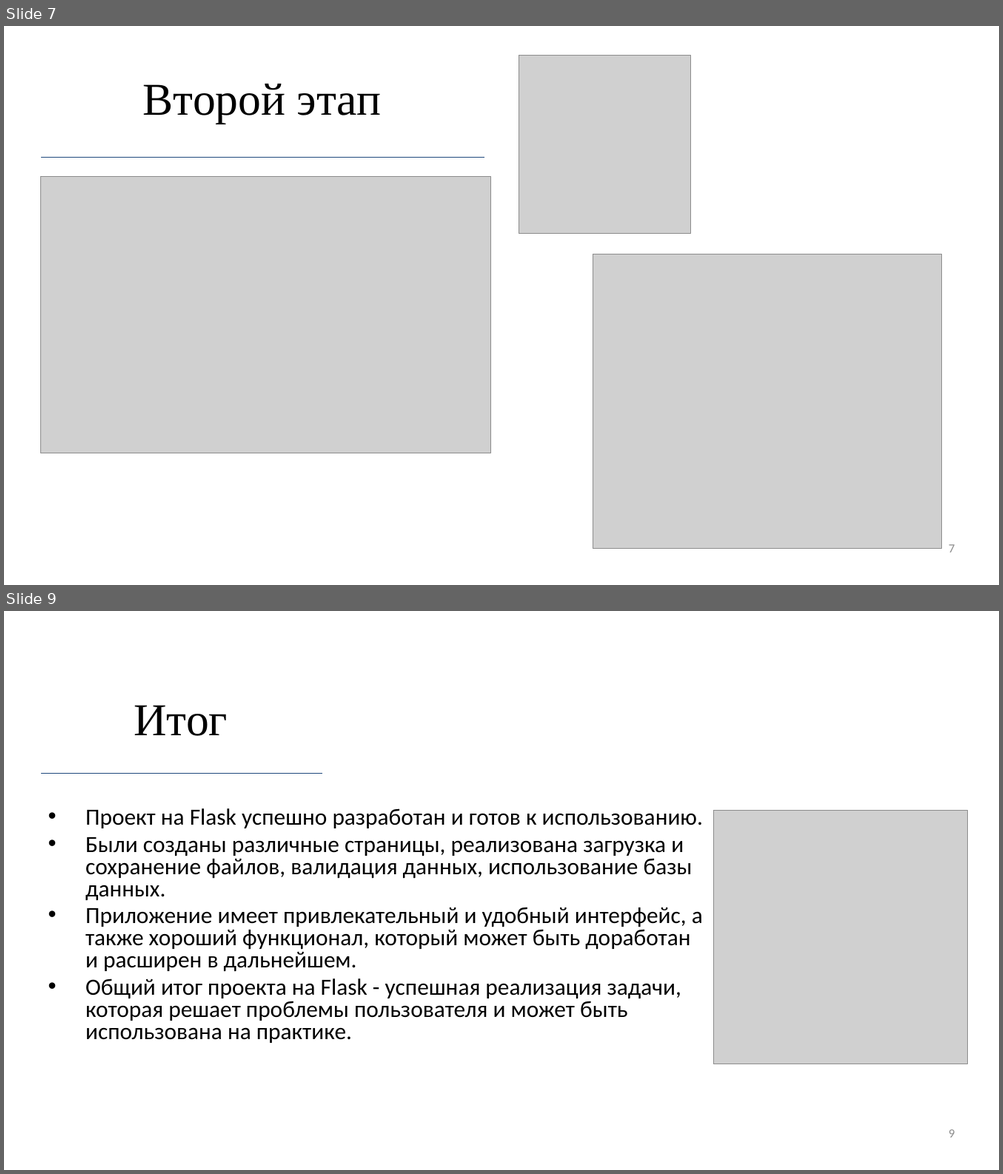
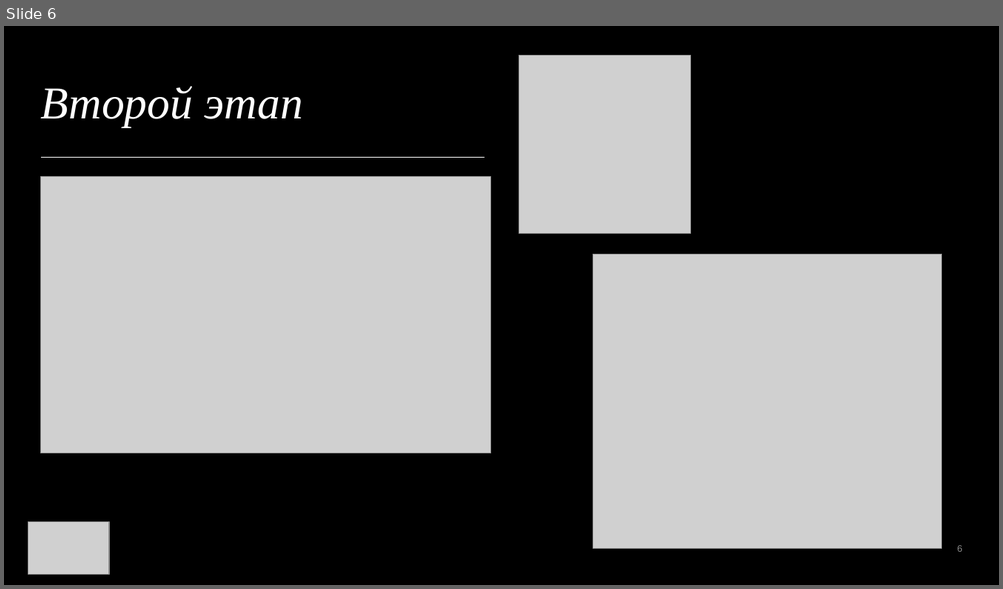
Before and after one commit to R1ccoon/Ip3s, a slide deck: not_site_files/pres.pptx. Shown one above the other, each under a label of ours: slides 7 and 9 before the commit, slide 6 after it; the slides between them are not shown. The pictures are 1003x1174 and 1003x589 pixels, drawn with LibreOffice and Linux fonts; fonts in the diff are those of the drawing; grey boxes stand for pictures. Boxes give left, top, right and bottom in pixels: in the first picture for what was removed or moved away, otherwise in the second. Text is boxed around its words. In the diff, an @@ line names an element or a change of style, - is before the commit and + after.

```diff
--- a/not_site_files/pres.pptx
+++ b/not_site_files/pres.pptx
@@ slide 9 removed at (4, 611, 999, 1170), background #FFFFFF @@
@@ title removed at (134, 705, 227, 736) @@
-Итог
@@ line removed from (40, 774) to (323, 774) @@
@@ text removed at (85, 809, 703, 1043) @@
-• Проект на Flask успешно разработан и готов к использованию.
-• Были созданы различные страницы, реализована загрузка и сохранение файлов, валидация данных, использование базы данных.
-• Приложение имеет привлекательный и удобный интерфейс, а также хороший функционал, который может быть доработан и расширен в дальнейшем.
-• Общий итог проекта на Flask - успешная реализация задачи, которая решает проблемы пользователя и может быть использована на практике.
@@ picture removed at (714, 810, 968, 1065) @@
@@ page number removed at (948, 1130, 954, 1138) @@
-9
@@ what was slide 7 is now slide 6 @@
@@ slide 6 changed as well @@
@@ background #FFFFFF to #000000 @@
@@ title "Второй этап" at (40, 86, 303, 127): text colour #000000 to #FFFFFF, italic on; alignment centre to left @@
@@ line (40, 157) - (484, 157): stroke #1F497D 0.5 pt to #FFFFFF 0.5 pt @@
@@ picture added at (28, 522, 109, 575) @@
@@ page number at (957, 545, 962, 552): text changed; size 12 to 9 pt; font Calibri to Arial; text colour #8C8C8C to #FFFFFF at 55% opacity @@
-7
+6
```
Also in this commit, not shown: 7 other slides changed, 1 slide added, 1 other slide removed, 51 other files.
